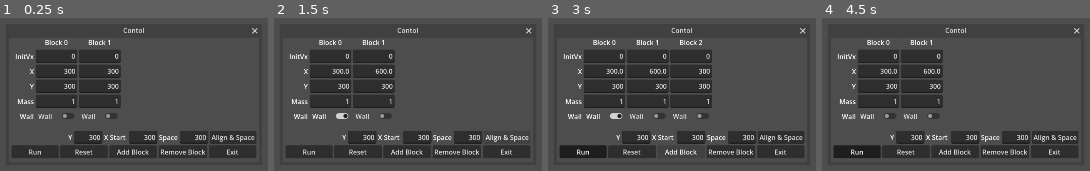
Above: before the commit, frames 1-4 (left to right).
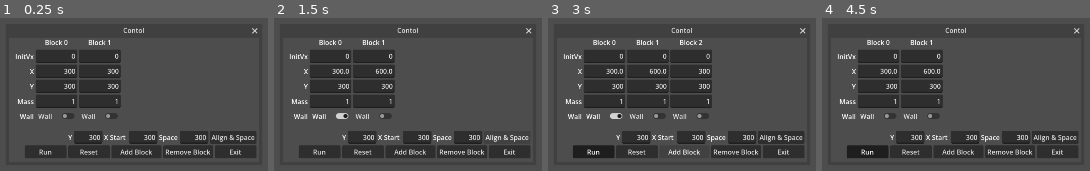
Above: after the commit, the same moments.

Repository: zznyjidi/CollisionEmulator
Game: Godot game, scene res://Defualt.tscn
Two runs of this game, one before a commit and one after it. Both use one fixed random seed, a clock stepped at 60 frames per second and the inputs below.
Inputs:
- Up to frame 1 (0.25 s): no input
- Up to frame 2 (1.5 s): click "Wall" at 0.5 s; click "Align & Space" at 1.25 s
- Up to frame 3 (3 s): click "Run" at 2 s; click "Add Block" at 2.75 s
- Up to frame 4 (4.5 s): click "Remove Block" at 3.5 s; click "Wall" at 4.25 s

The runs differ from the first frame. In frame 1, 1.9% of the frame differs, in the area x 4-90%, y 83-92%; in frame 2, 1.9%; in frame 3, 1.9%; in frame 4, 2.0%.

Commit message:
working v3.1: ui optimization

Diff:
--- a/control/ControlWindow.tscn
+++ b/control/ControlWindow.tscn
@@ -118,32 +118,32 @@
 
 [node name="ControllButtons" type="HBoxContainer" parent="Buttons" unique_id=1559286945]
 layout_mode = 2
-alignment = 1
+alignment = 2
 
 [node name="RunButton" type="Button" parent="Buttons/ControllButtons" unique_id=214835200]
+custom_minimum_size = Vector2(100, 0)
 layout_mode = 2
-size_flags_horizontal = 3
 toggle_mode = true
 text = "Run"
 
 [node name="ResetButton" type="Button" parent="Buttons/ControllButtons" unique_id=1860885374]
+custom_minimum_size = Vector2(100, 0)
 layout_mode = 2
-size_flags_horizontal = 3
 text = "Reset"
 
 [node name="AddButton" type="Button" parent="Buttons/ControllButtons" unique_id=1663404659]
+custom_minimum_size = Vector2(120, 0)
 layout_mode = 2
-size_flags_horizontal = 3
 text = "Add Block"
 
 [node name="RemoveButton" type="Button" parent="Buttons/ControllButtons" unique_id=580177025]
+custom_minimum_size = Vector2(120, 0)
 layout_mode = 2
-size_flags_horizontal = 3
 text = "Remove Block"
 
 [node name="ExitButton" type="Button" parent="Buttons/ControllButtons" unique_id=713909949]
+custom_minimum_size = Vector2(100, 0)
 layout_mode = 2
-size_flags_horizontal = 3
 text = "Exit"
 
 [connection signal="pressed" from="Buttons/AlignButtons/AlignButton" to="." method="_on_align_button_pressed"]
